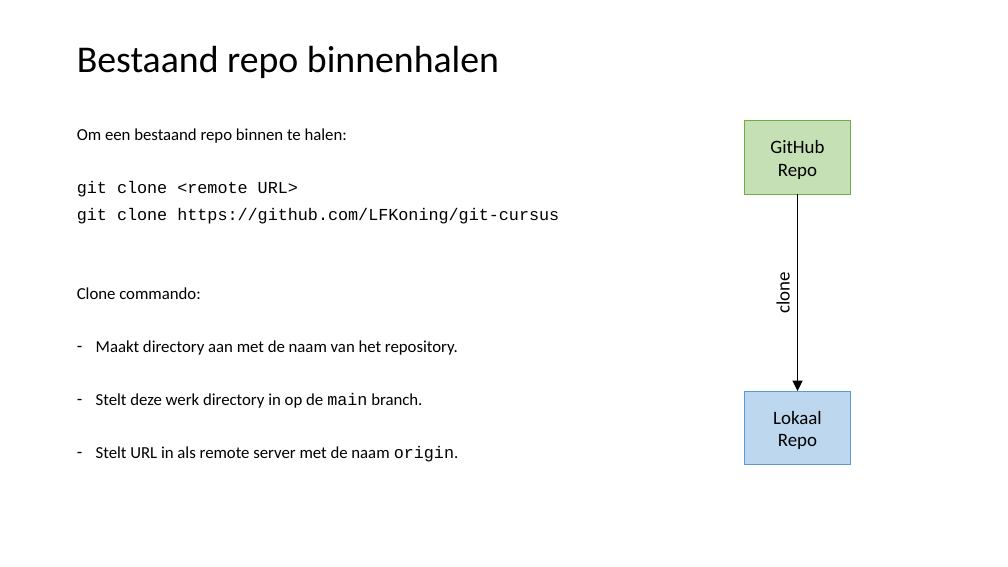
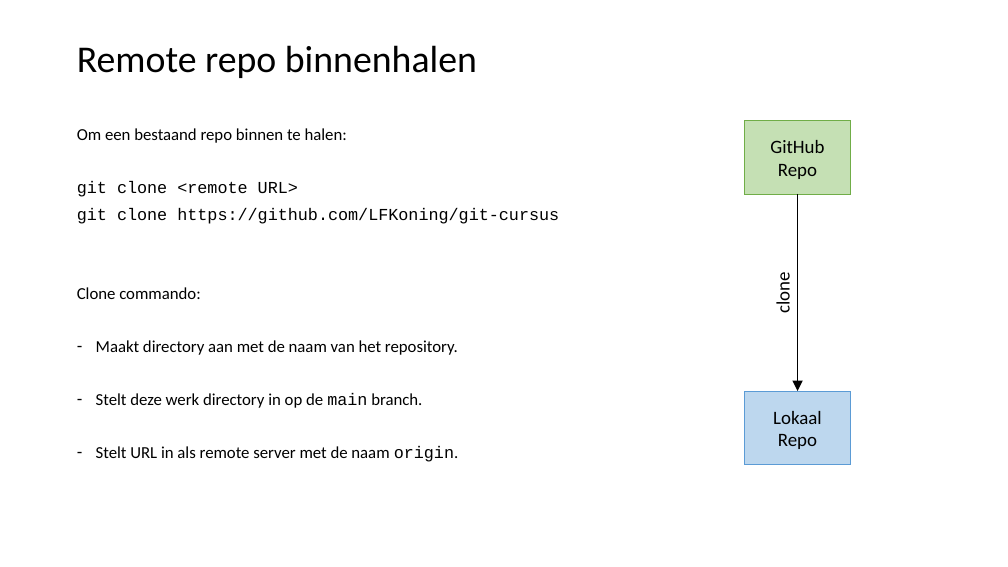
Before and after one commit to LFKoning/knowledge-sharing, a slide deck: slide 12 of git_course/2_collaboration/git_collaboration.pptx (slide 11 before the commit). Drawn at 1008x567 pixels with LibreOffice and Linux fonts; fonts in the diff are those of the drawing. Boxes give left, top, right and bottom in pixels: in the first picture for what was removed or moved away, otherwise in the second. Text is boxed around its words. In the diff, an @@ line names an element or a change of style, - is before the commit and + after.

```diff
--- a/git_course/2_collaboration/git_collaboration.pptx
+++ b/git_course/2_collaboration/git_collaboration.pptx
@@ title at (x1=77, y1=45, x2=477, y2=78): text changed @@
-Bestaand repo binnenhalen
+Remote repo binnenhalen
```
Also in this commit, not shown: 15 other slides changed, 7 slides added, 4 slides removed, 4 other files.
